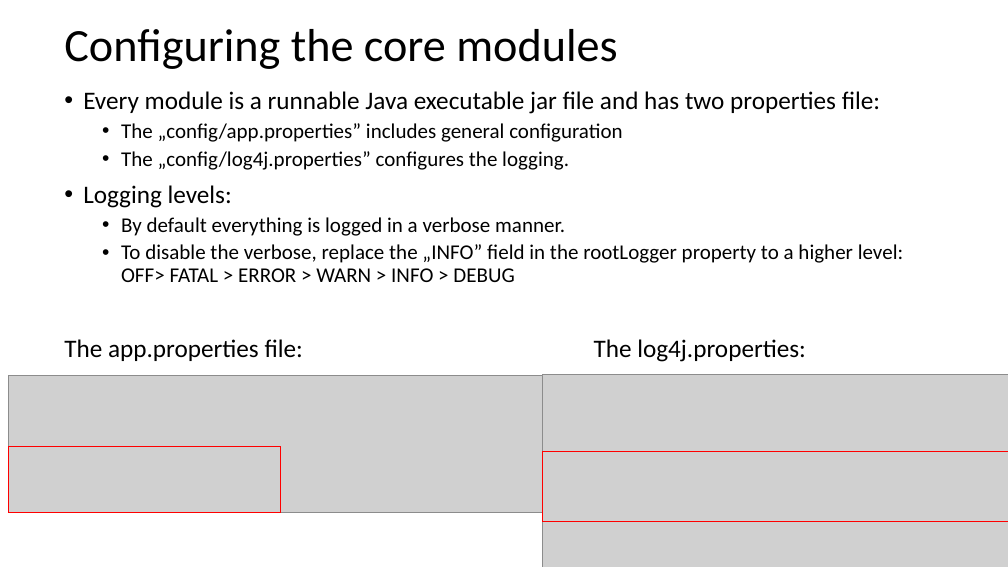
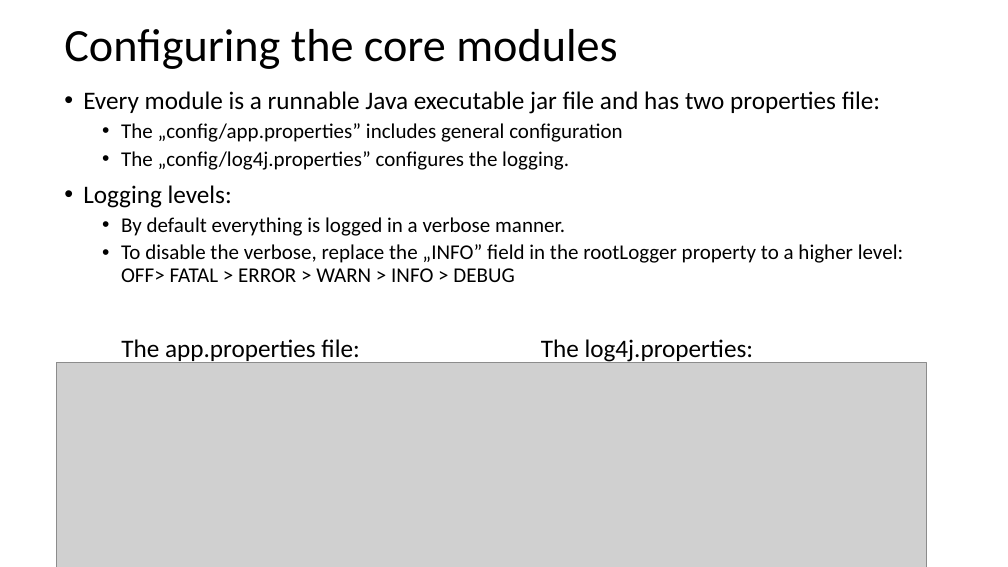
Before and after one commit to hegeduscs/arrowhead, a slide deck: slide 8 of documentation/Quick-Start-Guide-M2.pptx. Drawn at 1008x567 pixels with LibreOffice and Linux fonts; fonts in the diff are those of the drawing; grey boxes stand for pictures. Boxes give left, top, right and bottom in pixels: in the first picture for what was removed or moved away, otherwise in the second. Text is boxed around its words. In the diff, an @@ line names an element or a change of style, - is before the commit and + after.

```diff
--- a/documentation/Quick-Start-Guide-M2.pptx
+++ b/documentation/Quick-Start-Guide-M2.pptx
@@ text "Every module is a runnable ..." rewrapped from box(64, 91, 903, 362) to box(83, 91, 903, 363) @@
@@ picture added at box(57, 362, 926, 567) @@
@@ group removed at box(9, 374, 1008, 567): 2 pictures, 2 rectangles @@
```
Also in this commit, not shown: 1 other slide changed.
